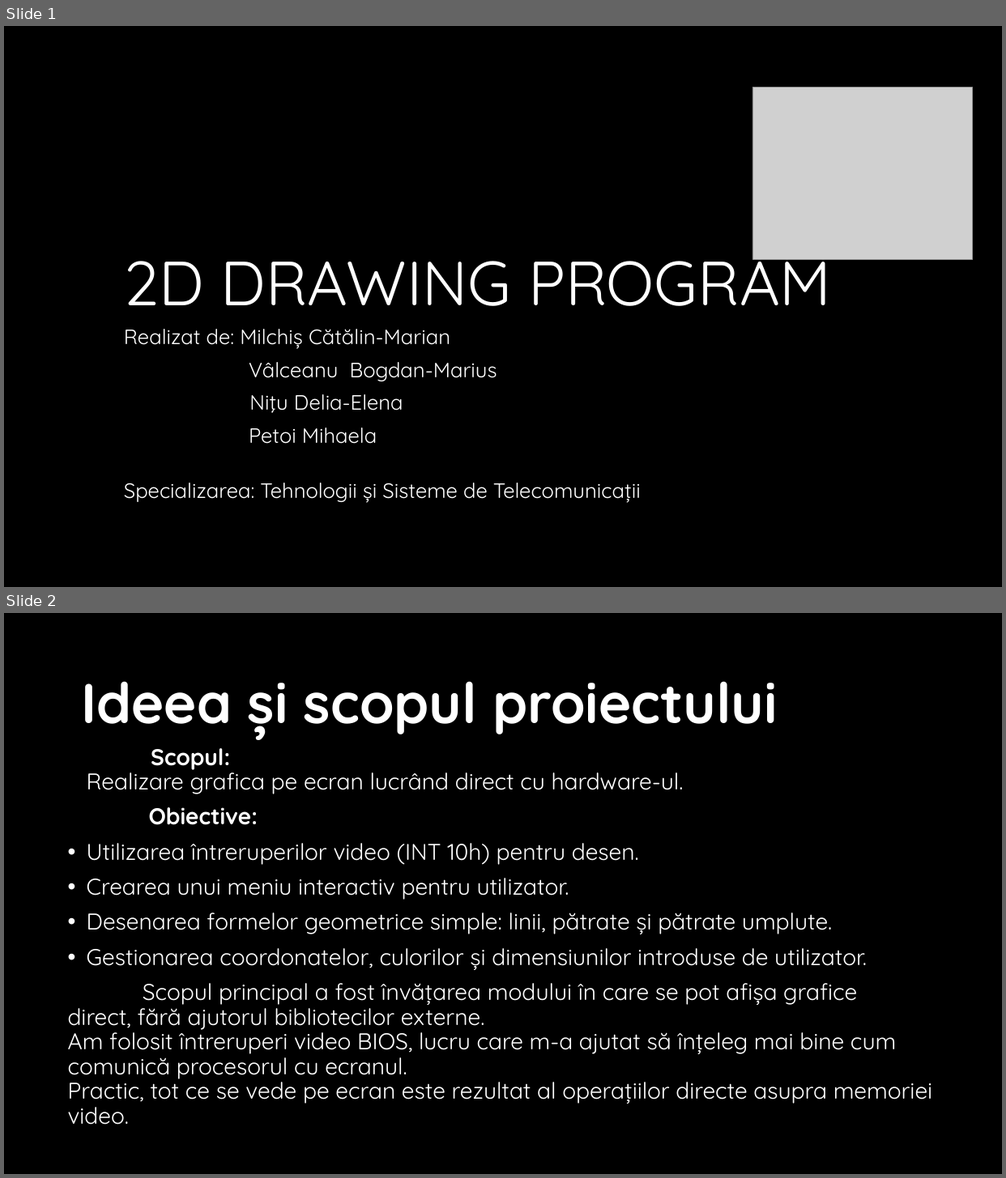
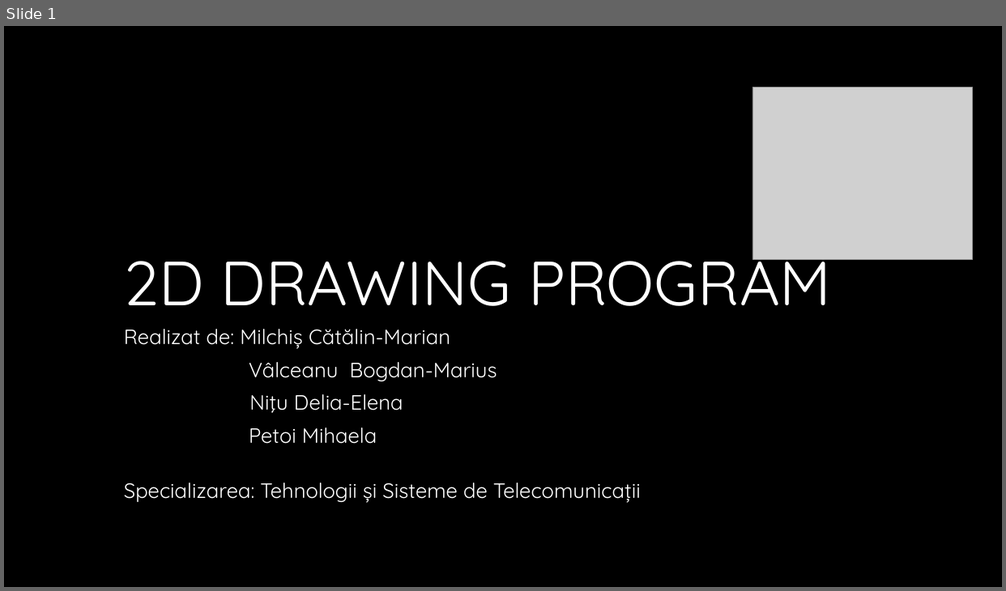
Before and after one commit to DarkSoulEngineer/DOS-X_ASM, a slide deck: docs/Proiect_Mic.pptx. Shown one above the other, each under a label of ours: slides 1 and 2 before the commit, slide 1 after it. The pictures are 1006x1178 and 1006x591 pixels, drawn with LibreOffice and Linux fonts; fonts in the diff are those of the drawing; grey boxes stand for pictures; background and template pictures are left out. Boxes give left, top, right and bottom in pixels: in the first picture for what was removed or moved away, otherwise in the second. Text is boxed around its words. In the diff, an @@ line names an element or a change of style, - is before the commit and + after.

```diff
--- a/docs/Proiect_Mic.pptx
+++ b/docs/Proiect_Mic.pptx
@@ slide 2 removed at box(4, 613, 1002, 1174), background #000000 @@
@@ text removed at box(68, 681, 932, 1125) @@
-Ideea și scopul proiectului
-Scopul:
-Realizare grafica pe ecran lucrând direct cu hardware-ul.
-Obiective:
-• Utilizarea întreruperilor video (INT 10h) pentru desen.
-• Crearea unui meniu interactiv pentru utilizator.
-• Desenarea formelor geometrice simple: linii, pătrate și pătrate umplute.
-• Gestionarea coordonatelor, culorilor și dimensiunilor introduse de utilizator.
-Scopul principal a fost învățarea modului în care se pot afișa grafice direct, fără ajutorul bibliotecilor externe.
-Am folosit întreruperi video BIOS, lucru care m-a ajutat să înțeleg mai bine cum comunică procesorul cu ecranul.
-Practic, tot ce se vede pe ecran este rezultat al operațiilor directe asupra memoriei video.
```
Also in this commit, not shown: 2 slides changed, 4 slides added, 1 other slide removed, 11 other files.
